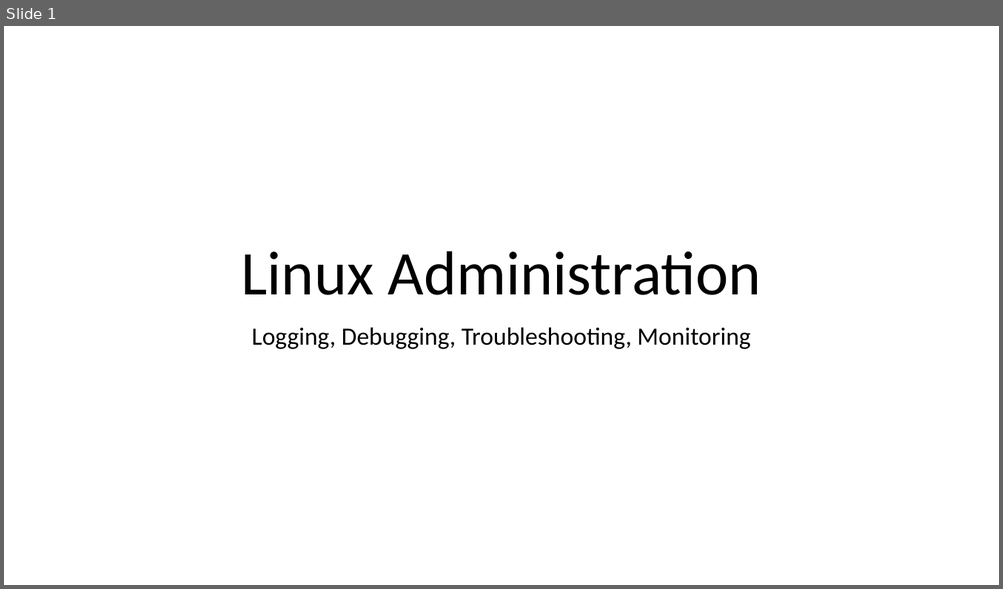
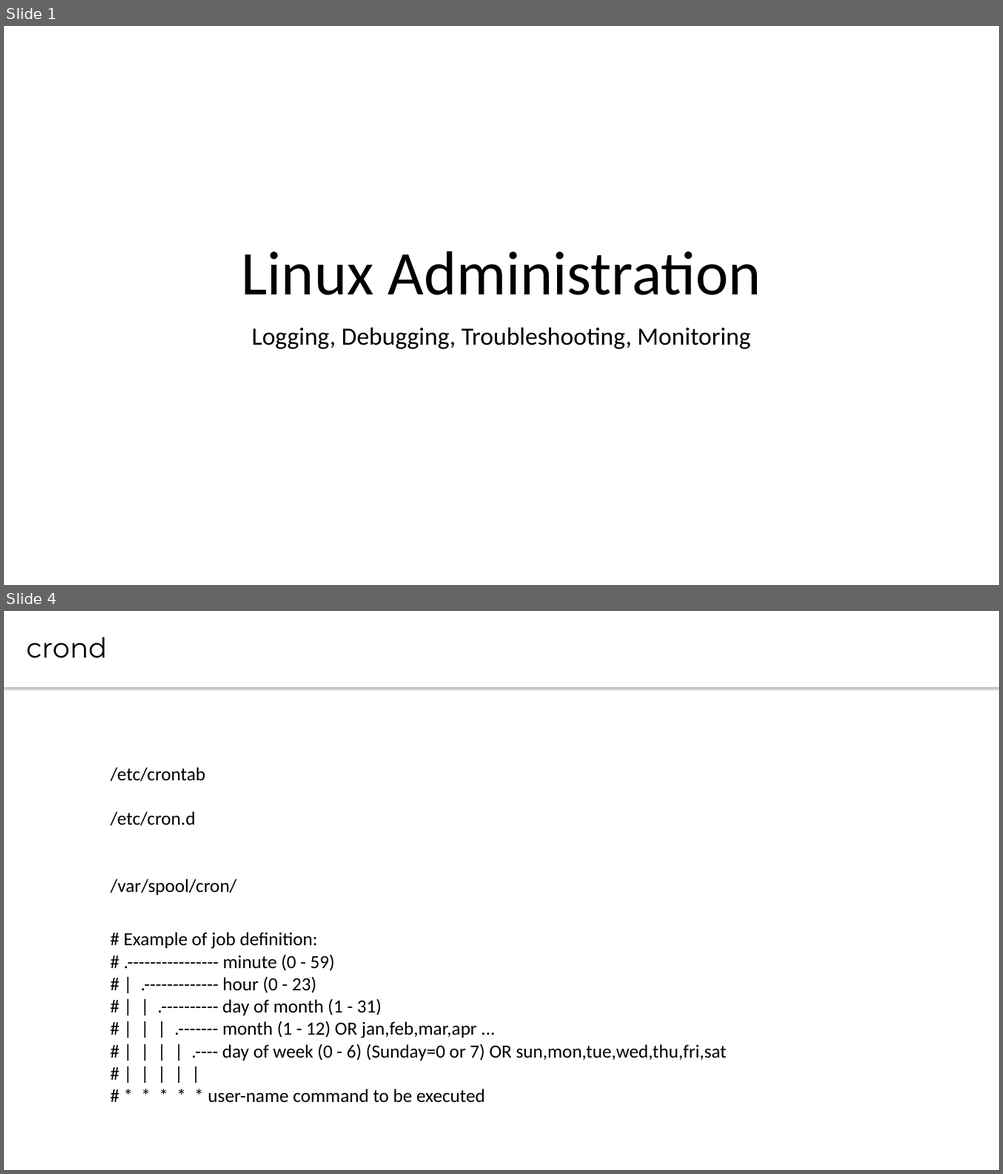
Before and after one commit to CsteerDevops1/lectures_devops2, a slide deck: LinuxAdm/LinuxAdm5.pptx. Shown one above the other, each under a label of ours: slide 1 before the commit, slides 1 and 4 after it; the slides between them are not shown. The pictures are 1003x589 and 1003x1174 pixels, drawn with LibreOffice and Linux fonts; fonts in the diff are those of the drawing. Boxes give left, top, right and bottom in pixels: in the first picture for what was removed or moved away, otherwise in the second. Text is boxed around its words. In the diff, an @@ line names an element or a change of style, - is before the commit and + after.

```diff
--- a/LinuxAdm/LinuxAdm5.pptx
+++ b/LinuxAdm/LinuxAdm5.pptx
@@ slide 4 added at box(4, 611, 999, 1170), background #FFFFFF @@
@@ text added at box(4, 611, 999, 687), fill #FFFFFF, 26.7 pt, text #000000 @@
+crond
@@ text added at box(111, 767, 237, 895), 18 pt, text #000000 @@
+/etc/crontab
+/etc/cron.d
+/var/spool/cron/
@@ text added at box(124, 932, 726, 1103), 18 pt, text #000000 @@
+# Example of job definition:
+# .---------------- minute (0 - 59)
+# | .------------- hour (0 - 23)
+# | | .---------- day of month (1 - 31)
+# | | | .------- month (1 - 12) OR jan,feb,mar,apr ...
+# | | | | .---- day of week (0 - 6) (Sunday=0 or 7) OR sun,mon,tue,wed,thu,fri,sat
+# | | | | |
+# * * * * * user-name command to be executed
```
Also in this commit, not shown: 13 other slides added, 2 slides removed.
